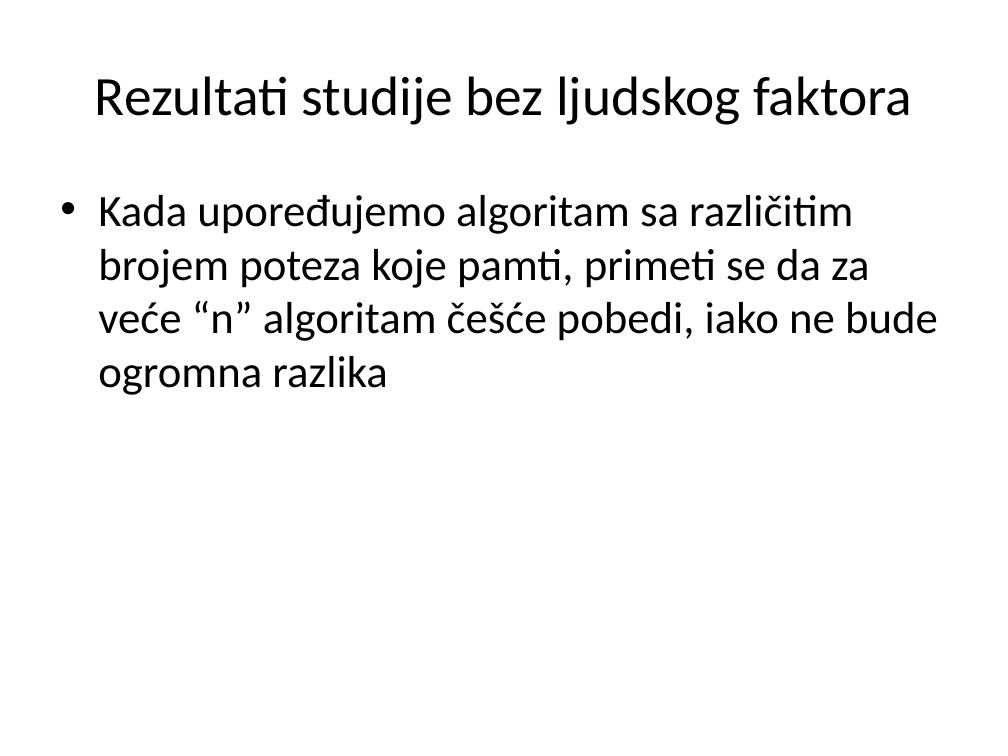
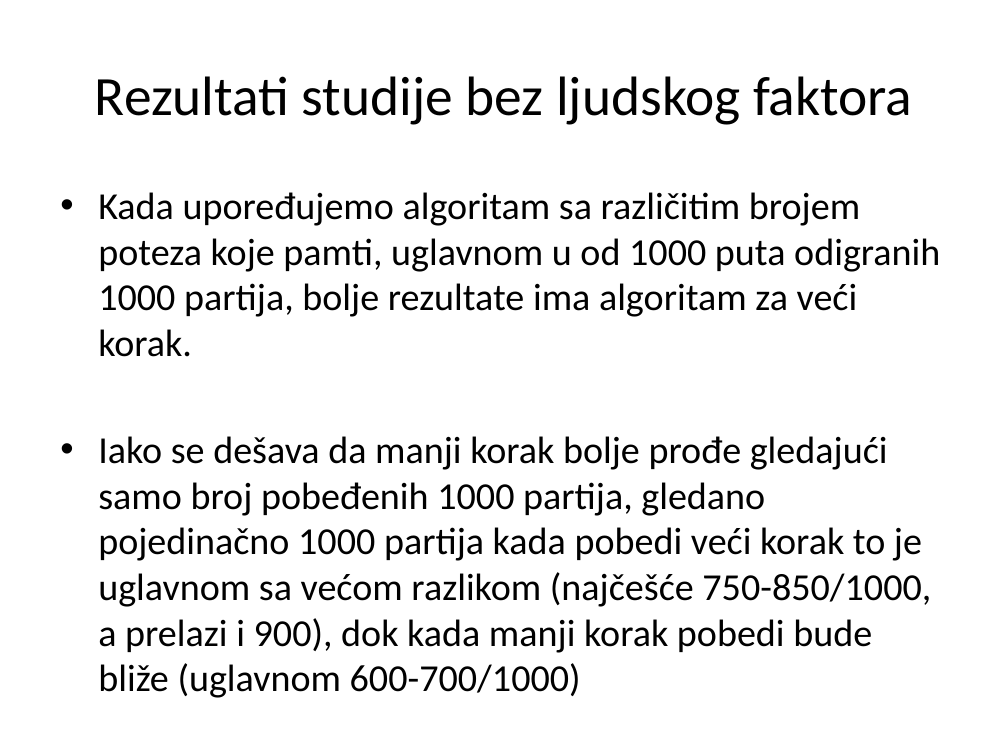
Before and after one commit to AndrejMiletic/SC2015-2016, a slide deck: slide 28 of AI in games.pptx (slide 26 before the commit). Drawn at 1008x756 pixels with LibreOffice and Linux fonts; fonts in the diff are those of the drawing. Boxes give left, top, right and bottom in pixels: in the first picture for what was removed or moved away, otherwise in the second. Text is boxed around its words. In the diff, an @@ line names an element or a change of style, - is before the commit and + after.

Commit message:
Druga studija-rezultati
Rezultati v2

```diff
--- a/AI in games.pptx
+++ b/AI in games.pptx
@@ text at (98,192,940,698): text changed; size 32 to 27.2 pt @@
-• Kada upoređujemo algoritam sa različitim brojem poteza koje pamti, primeti se da za veće “n” algoritam češće pobedi, iako ne bude ogromna razlika
+• Kada upoređujemo algoritam sa različitim brojem poteza koje pamti, uglavnom u od 1000 puta odigranih 1000 partija, bolje rezultate ima algoritam za veći korak.
+• Iako se dešava da manji korak bolje prođe gledajući samo broj pobeđenih 1000 partija, gledano pojedinačno 1000 partija kada pobedi veći korak to je uglavnom sa većom razlikom (najčešće 750-850/1000, a prelazi i 900), dok kada manji korak pobedi bude bliže (uglavnom 600-700/1000)
```
Also in this commit, not shown: 3 other slides changed, 3 slides added, 3 other files.
